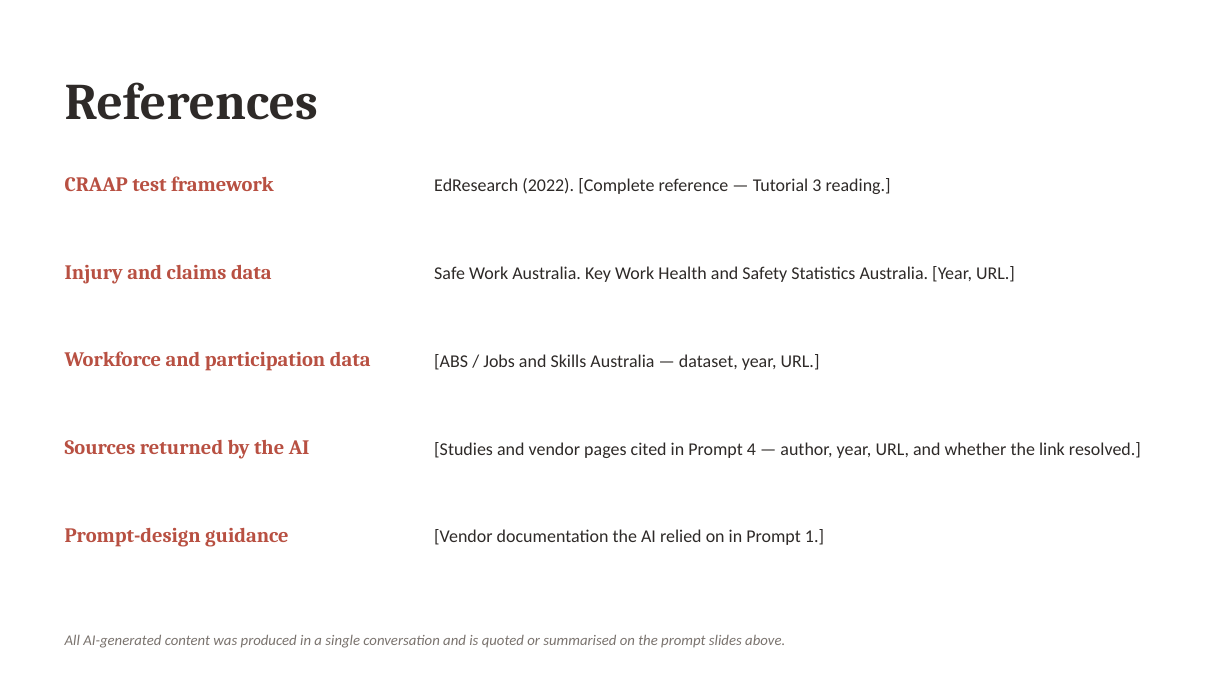
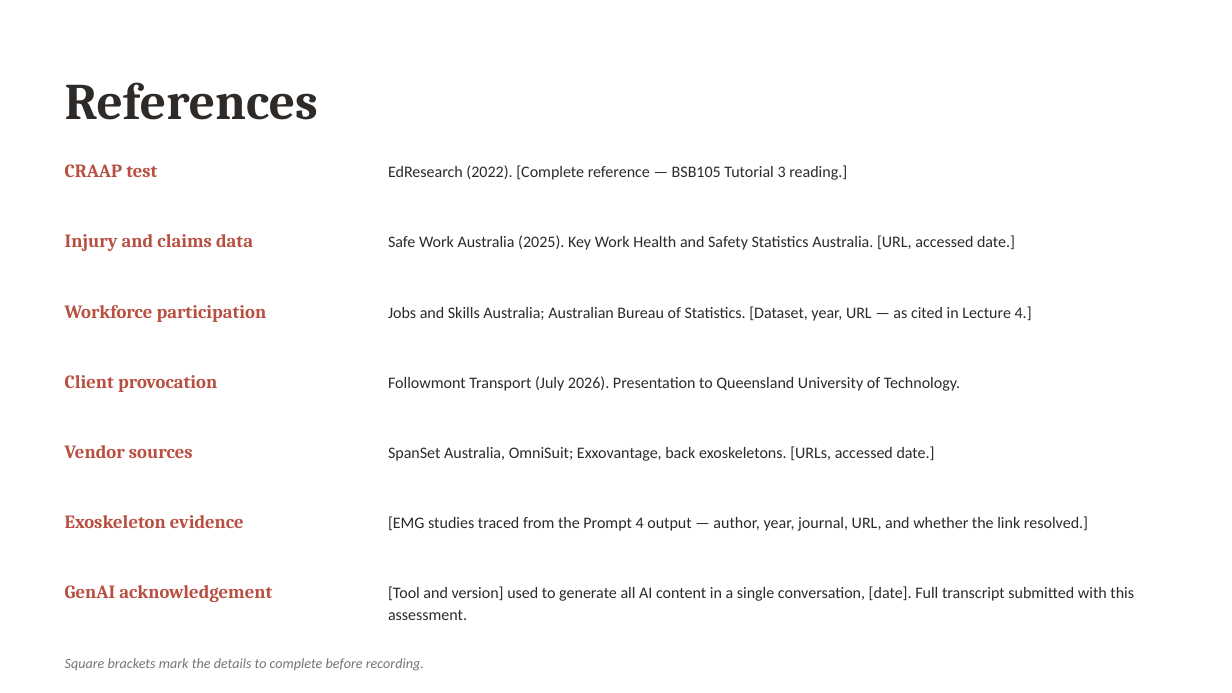
Before and after one commit to danielfrancogomez-wq/My-computer-claude-code, a slide deck: slide 13 of Followmont-Prompt-Chain.pptx. Drawn at 1232x693 pixels with LibreOffice and Linux fonts; fonts in the diff are those of the drawing. Boxes give left, top, right and bottom in pixels: in the first picture for what was removed or moved away, otherwise in the second. Text is boxed around its words. In the diff, an @@ line names an element or a change of style, - is before the commit and + after.

```diff
--- a/Followmont-Prompt-Chain.pptx
+++ b/Followmont-Prompt-Chain.pptx
@@ text at box(65, 164, 157, 177): text changed; size 16 to 14.5 pt @@
-CRAAP test framework
+CRAAP test
@@ text at box(388, 165, 847, 180): text changed; size 14 to 12.5 pt @@
-EdResearch (2022). [Complete reference — Tutorial 3 reading.]
+EdResearch (2022). [Complete reference — BSB105 Tutorial 3 reading.]
@@ text "Injury and claims data": place and size @@
-text "Injury and claims data" at box(65, 265, 272, 284)
+text "Injury and claims data" at box(65, 234, 253, 251)
@@ text "Injury and claims data" at box(65, 234, 253, 251): size 16 to 14.5 pt @@
@@ text at box(388, 235, 1015, 250): text changed; size 14 to 12.5 pt @@
-Safe Work Australia. Key Work Health and Safety Statistics Australia. [Year, URL.]
+Safe Work Australia (2025). Key Work Health and Safety Statistics Australia. [URL, accessed date.]
@@ text at box(65, 305, 267, 322): text changed; size 16 to 14.5 pt @@
-Workforce and participation data
+Workforce participation
@@ text at box(388, 306, 1032, 321): text changed; size 14 to 12.5 pt @@
-[ABS / Jobs and Skills Australia — dataset, year, URL.]
+Jobs and Skills Australia; Australian Bureau of Statistics. [Dataset, year, URL — as cited in Lecture 4.]
@@ text at box(65, 375, 217, 392): text changed; size 16 to 14.5 pt @@
-Sources returned by the AI
+Client provocation
@@ text added at box(388, 376, 960, 391), 12.5 pt, text #2E2A28 @@
+Followmont Transport (July 2026). Presentation to Queensland University of Technology.
@@ text at box(65, 445, 193, 458): text changed; size 16 to 14.5 pt @@
-Prompt-design guidance
+Vendor sources
@@ text at box(388, 446, 935, 461): text changed; size 14 to 12.5 pt @@
-[Vendor documentation the AI relied on in Prompt 1.]
+SpanSet Australia, OmniSuit; Exxovantage, back exoskeletons. [URLs, accessed date.]
@@ text added at box(65, 515, 244, 528), 14.5 pt, text #B85042, bold @@
+Exoskeleton evidence
@@ text at box(388, 516, 1088, 531): text changed; size 14 to 12.5 pt @@
-[Studies and vendor pages cited in Prompt 4 — author, year, URL, and whether the link resolved.]
+[EMG studies traced from the Prompt 4 output — author, year, journal, URL, and whether the link resolved.]
@@ text added at box(65, 585, 272, 602), 14.5 pt, text #B85042, bold @@
+GenAI acknowledgement
@@ text added at box(388, 586, 1134, 620), 12.5 pt, text #2E2A28 @@
+[Tool and version] used to generate all AI content in a single conversation, [date]. Full transcript submitted with this assessment.
@@ text removed at box(65, 635, 785, 648) @@
-All AI-generated content was produced in a single conversation and is quoted or summarised on the prompt slides above.
@@ text added at box(65, 658, 424, 671), 11 pt, text #7A736E, italic @@
+Square brackets mark the details to complete before recording.
```
Also in this commit, not shown: 7 other slides changed, 1 other file.
